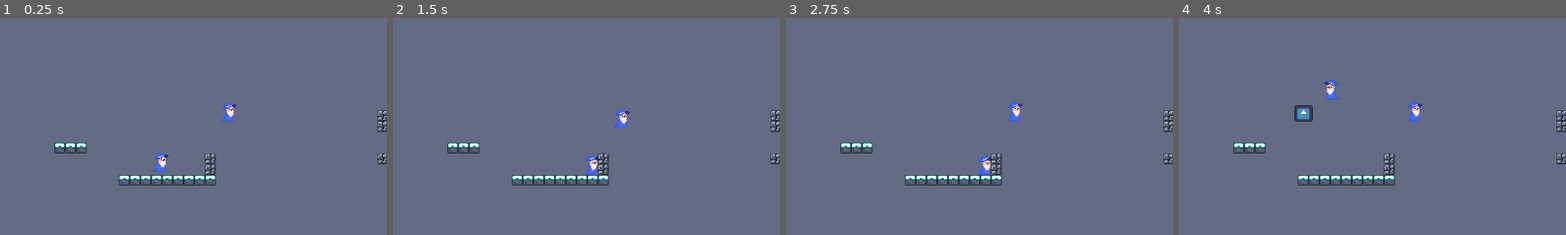
Above: before the commit, frames 1-4 (left to right).
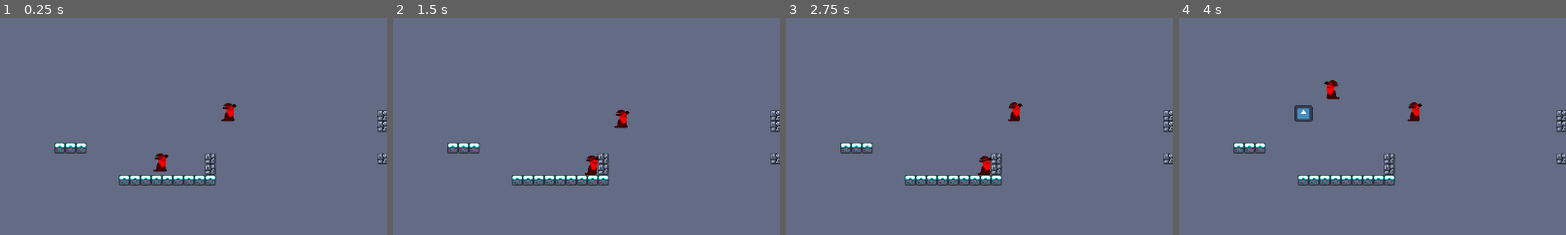
Above: after the commit, the same moments.

Repository: JoacoVillegas/Club_Proyect_Magos
Game: Godot game, scene res://game.tscn
Same seed, same stepped clock (60 frames per second), same inputs: the game is played once before the commit and once after it. The engine's default icon, where the game draws it, is replaced by a stand-in: a white triangle on a blue panel in a dark square.
Inputs:
- Up to frame 1 (0.25 s): no input
- Up to frame 2 (1.5 s): tap Enter at 0.5 s; hold D (derecha) 0.53-1.28 s; tap Space (habilidad) at 0.6, 1.25 s; hold S (abajo) from 1.28 s (still down); tap Down (abajo2) at 1.35 s
- Up to frame 3 (2.75 s): tap Space (habilidad) at 1.55, 2.3 s; tap Enter at 2 s; release S (abajo) at 2.03 s; hold D (derecha) from 2.03 s (still down); tap Up (arriba2) at 2.1 s
- Up to frame 4 (4 s): tap Space (habilidad) at 2.75, 3.05, 3.6 s; release D (derecha) at 2.78 s; hold W (arriba) 2.78-3.53 s; tap Right (derecha2) at 2.85 s; hold A (izquierda) from 3.53 s (still down)
The pictures show only the part of the screen within x 36-86%, y 26-76%; the shares and areas given below are measured in that part.

The runs differ from the first frame. In frame 1, 0.5% of the frame differs, in the area x 39-62%, y 39-71%; in frame 2, 0.4%; in frame 3, 0.5%; in frame 4, 0.5%, in the area x 37-63%, y 28-48%.

Commit message:
regreso, modificaciones y creacion de hitbox & hurtbox

Diff:
--- /dev/null
+++ b/club_proyect/HitBox.gd
@@ -0,0 +1,15 @@
+class_name HitBox
+extends Area2D
+
+@export var damage := 0
+
+# Called when the node enters the scene tree for the first time.
+func _ready() -> void:
+	collision_layer = 2
+	collision_mask = 0
+
+
+
+# Called every frame. 'delta' is the elapsed time since the previous frame.
+func _process(delta: float) -> void:
+	pass
--- /dev/null
+++ b/club_proyect/HurtBox.gd
@@ -0,0 +1,14 @@
+class_name HurtBox
+extends Area2D
+
+
+# Called when the node enters the scene tree for the first time.
+func _ready() -> void:
+	collision_layer = 0
+	collision_mask = 2
+	area_entered.connect(on_area_entered)
+
+func on_area_entered(ahitBox: HitBox):
+	if ahitBox == null:
+		return
+	print("ay,me tocaron ", ahitBox.damage)
--- a/club_proyect/area_2d.gd
+++ b/club_proyect/area_2d.gd
@@ -14,6 +14,6 @@
 
 			body.manaJugador1 += 10
 		else:
-			print("Wow MAGO2 eres pro")
+
 			body.manaJugador2 += 10
 		orbe.queue_free()
--- a/club_proyect/bola_de_fuego.gd
+++ b/club_proyect/bola_de_fuego.gd
@@ -1,35 +1,49 @@
 class_name fireBall
-extends Area2D
+extends CharacterBody2D
 
 #@onready var habMago1 = load("res://bola_de_fuego.tscn")
-@onready var bolaDeFuego : Area2D = $"."
+
 const habMago1 = preload("res://bola_de_fuego.tscn")
 
 var direction : float
 var spawnPos : Vector2
 var spawnRot : float
 var abilityOwner : CharacterBody2D
+var frame : float
+
 # Called when the node enters the scene tree for the first time.
 func _ready() -> void:
 	global_position = spawnPos
 	global_rotation = spawnRot
+	velocity = Vector2(1,0)
 	#target_direction = (destination - global_position).normalized()
 
 
 # Called every frame. 'delta' is the elapsed time since the previous frame.
-func _process(delta: float) -> void:
-	pass
+func _physics_process(delta: float) -> void:
 
-static func create(body: Node2D, main: Node) -> Area2D:
+	#if velocity.x > 0:
+		#velocity = velocity * 50
+	#else:
+		#velocity = velocity * -50
+
+	move_and_slide()
+
+static func create(body: Node2D, delta: float) -> CharacterBody2D:
 	var abilityInstance = habMago1.instantiate()
 	abilityInstance.spawnPos = body.global_position
 	abilityInstance.spawnRot = body.global_rotation
 	abilityInstance.abilityOwner = body
+	abilityInstance.frame = delta
 
+	#if abilityInstance.abilityOwner.animated_sprite.flip_h == true:
+		#abilityInstance.velocity = Vector2(-50,0)
+	#else:
+		#abilityInstance.velocity = Vector2(50,0)
 	return abilityInstance
 
 
 func _on_body_entered(body: Node2D) -> void:
 	if (body != abilityOwner and body.is_class("CharacterBody2D")):
 		body.vidaJugador -= 25
-		bolaDeFuego.queue_free()
+		queue_free()
--- a/club_proyect/bola_de_fuego.tscn
+++ b/club_proyect/bola_de_fuego.tscn
@@ -1,10 +1,8 @@
-[gd_scene load_steps=13 format=3 uid="uid://brq7us5rdsbkh"]
+[gd_scene load_steps=14 format=3 uid="uid://brq7us5rdsbkh"]
 
 [ext_resource type="Texture2D" uid="uid://btkvqh5l1w3qe" path="res://fireball_0.png" id="1_tnb4b"]
 [ext_resource type="Script" path="res://bola_de_fuego.gd" id="1_ud67c"]
-
-[sub_resource type="RectangleShape2D" id="RectangleShape2D_nswqm"]
-size = Vector2(39, 23)
+[ext_resource type="Script" path="res://HitBox.gd" id="3_e5ja7"]
 
 [sub_resource type="AtlasTexture" id="AtlasTexture_8ding"]
 atlas = ExtResource("1_tnb4b")
@@ -75,18 +73,23 @@
 "speed": 5.0
 }]
 
-[node name="Bola_de_fuego" type="Area2D"]
+[sub_resource type="RectangleShape2D" id="RectangleShape2D_3hccw"]
+
+[node name="Bola_de_fuego" type="CharacterBody2D"]
 script = ExtResource("1_ud67c")
-
-[node name="CollisionShape2D" type="CollisionShape2D" parent="."]
-position = Vector2(0.5, -2.5)
-shape = SubResource("RectangleShape2D_nswqm")
 
 [node name="AnimatedSprite2D" type="AnimatedSprite2D" parent="."]
 position = Vector2(-6.5, -3.5)
 scale = Vector2(0.796875, 0.890625)
 sprite_frames = SubResource("SpriteFrames_6ja7k")
 animation = &"derecha"
-frame_progress = 0.0557329
+autoplay = "derecha"
+frame_progress = 0.00549107
 
-[connection signal="body_entered" from="." to="." method="_on_body_entered"]
+[node name="HitBox" type="Area2D" parent="."]
+script = ExtResource("3_e5ja7")
+damage = 100
+
+[node name="CollisionShape2D" type="CollisionShape2D" parent="HitBox"]
+position = Vector2(9, -2)
+shape = SubResource("RectangleShape2D_3hccw")
--- a/club_proyect/mage_1.gd
+++ b/club_proyect/mage_1.gd
@@ -81,33 +81,22 @@
 	move_and_slide()
 
 	if Input.is_action_just_pressed("habilidad"):
-		throw_Ability1()
+		throw_Ability1(delta)
 
-func throw_Ability1() -> void:
+func throw_Ability1(delta: float) -> void:
 	if self.manaJugador1 >= 50:
 		self.manaJugador1 -= 50
-		var habilidad = fireBall.create(self, main)
-
+		var habilidad = fireBall.create(self, delta)
 
 		main.add_child(habilidad)
 	else:
+		#TODO: impletar mana
 		print("¡Necesito mas mana!")
 
 
 func _on_area_2d_body_entered(body: Node2D) -> void:
 	 # Replace with function body.
-
-	print("SI LEES ESTO, ENTONCES EL MAGO SABE LEER CARTELES.")
-	print("el mana del mago es: ")
-	if body.jugador == 1:
-
-		print(body.manaJugador1)
-		print(body.manaJugador2)
-	else:
-		print(body.manaJugador1)
-		print(body.manaJugador2)
-
-	print(body.get_class())
+	pass
 
 func _on_animated_sprite_2d_animation_finished() -> void:
 	if animated_sprite.animation == "destello":
--- a/club_proyect/mage_1.tscn
+++ b/club_proyect/mage_1.tscn
@@ -1,7 +1,8 @@
-[gd_scene load_steps=21 format=3 uid="uid://baub3swng7qfn"]
+[gd_scene load_steps=26 format=3 uid="uid://baub3swng7qfn"]
 
 [ext_resource type="Script" path="res://mage_1.gd" id="1_lo6c4"]
 [ext_resource type="Texture2D" uid="uid://7urg7an0drse" path="res://AnimationSheet_Character.png" id="1_yp3wk"]
+[ext_resource type="Script" path="res://HurtBox.gd" id="3_0dqfn"]
 
 [sub_resource type="AtlasTexture" id="AtlasTexture_t50j4"]
 atlas = ExtResource("1_yp3wk")
@@ -136,20 +137,73 @@
 [sub_resource type="RectangleShape2D" id="RectangleShape2D_e3yml"]
 size = Vector2(15, 26)
 
+[sub_resource type="RectangleShape2D" id="RectangleShape2D_rt3ib"]
+
+[sub_resource type="Animation" id="Animation_6h0sa"]
+resource_name = "recibedamage"
+length = 2.0
+step = 0.1
+tracks/0/type = "value"
+tracks/0/imported = false
+tracks/0/enabled = true
+tracks/0/path = NodePath("AnimatedSprite2D:modulate")
+tracks/0/interp = 1
+tracks/0/loop_wrap = true
+tracks/0/keys = {
+"times": PackedFloat32Array(0, 0.5, 1),
+"transitions": PackedFloat32Array(1, 1, 1),
+"update": 0,
+"values": [Color(1, 0, 0, 1), Color(1, 1, 1, 1), Color(1, 0, 0, 1)]
+}
+
+[sub_resource type="Animation" id="Animation_s5guk"]
+length = 0.001
+tracks/0/type = "value"
+tracks/0/imported = false
+tracks/0/enabled = true
+tracks/0/path = NodePath("AnimatedSprite2D:modulate")
+tracks/0/interp = 1
+tracks/0/loop_wrap = true
+tracks/0/keys = {
+"times": PackedFloat32Array(0),
+"transitions": PackedFloat32Array(1),
+"update": 0,
+"values": [Color(1, 0, 0, 1)]
+}
+
+[sub_resource type="AnimationLibrary" id="AnimationLibrary_0ka1d"]
+_data = {
+"RESET": SubResource("Animation_s5guk"),
+"recibedamage": SubResource("Animation_6h0sa")
+}
+
 [node name="Mage1" type="CharacterBody2D"]
 position = Vector2(179.147, -16.2418)
 script = ExtResource("1_lo6c4")
 jugador = 2
 
 [node name="AnimatedSprite2D" type="AnimatedSprite2D" parent="."]
+modulate = Color(1, 0, 0, 1)
 sprite_frames = SubResource("SpriteFrames_6vm0v")
 animation = &"destello"
 frame = 7
-frame_progress = 1.0
 
 [node name="CollisionShape2D" type="CollisionShape2D" parent="."]
 position = Vector2(1.5, 3)
 shape = SubResource("RectangleShape2D_e3yml")
 
+[node name="HurtBox" type="Area2D" parent="."]
+script = ExtResource("3_0dqfn")
+
+[node name="CollisionShape2D" type="CollisionShape2D" parent="HurtBox"]
+position = Vector2(0.852997, 2.2418)
+shape = SubResource("RectangleShape2D_rt3ib")
+debug_color = Color(0.91, 0.721175, 0.1547, 0.419608)
+
+[node name="AnimationPlayer" type="AnimationPlayer" parent="."]
+libraries = {
+"": SubResource("AnimationLibrary_0ka1d")
+}
+
 [connection signal="animation_changed" from="AnimatedSprite2D" to="." method="_on_animated_sprite_2d_animation_changed"]
 [connection signal="animation_finished" from="AnimatedSprite2D" to="." method="_on_animated_sprite_2d_animation_finished"]
--- a/club_proyect/orbe.gd
+++ b/club_proyect/orbe.gd
@@ -19,7 +19,7 @@
 # Called when the node enters the scene tree for the first time.
 func _ready() -> void:
 	setTipoOrbe(tipoOrbe) # Replace with function body.
-	print("¡UN orbe ha aparecido!")
+
 
 
 func reposition_orb() -> void:
--- a/club_proyect/project.godot
+++ b/club_proyect/project.godot
@@ -71,6 +71,7 @@
 [layer_names]
 
 2d_physics/layer_1="Mapa"
+2d_physics/layer_2="Hitbox"
 
 [rendering]
 
